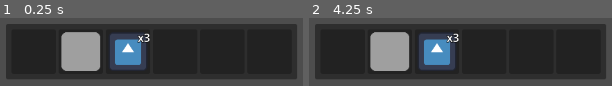
Above: before the commit, frames 1-2 (left to right).
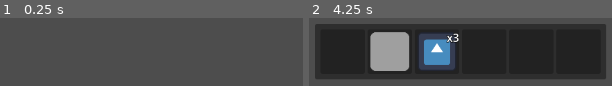
Above: after the commit, the same moments.

Repository: QGeeDev/CraftVentory2D
Game: Godot game, scene res://examples/ExampleScene.tscn
Two runs of this game, one before a commit and one after it. Both use one fixed random seed, a clock stepped at 60 frames per second and the inputs below. The project has no main scene, so this scene is started directly. The engine's default icon, where the game draws it, is replaced by a stand-in: a white triangle on a blue panel in a dark square.
Inputs:
- Up to frame 1 (0.25 s): no input
- Up to frame 2 (4.25 s): tap Enter at 0.5, 2, 3.5 s; tap Space at 1.25, 2.75 s; tap Tab (toggle_inventory_view, bound only after the commit) at 4.15 s

The runs differ from the first frame. In frame 1, 75% of the frame differs, in the area x 1-99%, y 8-90%; in frame 2, nothing differs.

Commit message:
Toggle inventory view working

Diff:
--- /dev/null
+++ b/examples/ExampleScene.gd
@@ -0,0 +1,19 @@
+extends Node2D
+
+@onready var inventory_interface: Control = $UI/InventoryInterface
+@onready var loot_chest: Node2D = $LootChest
+
+
+
+# Called when the node enters the scene tree for the first time.
+func _ready():
+	loot_chest.toggle_inventory_visible.connect(toggle_inventory_view)
+	inventory_interface.set_inventory_data(loot_chest.inventory_data)
+
+
+# Called every frame. 'delta' is the elapsed time since the previous frame.
+func _process(delta):
+	pass
+
+func toggle_inventory_view() -> void:
+	inventory_interface.visible = !inventory_interface.visible;
--- a/examples/ExampleScene.tscn
+++ b/examples/ExampleScene.tscn
@@ -1,18 +1,25 @@
-[gd_scene load_steps=2 format=3 uid="uid://se1njaroli4t"]
+[gd_scene load_steps=6 format=3 uid="uid://se1njaroli4t"]
 
+[ext_resource type="Script" path="res://examples/ExampleScene.gd" id="1_lm27m"]
 [ext_resource type="PackedScene" uid="uid://bmolm37tyqifq" path="res://scenes/Inventory.tscn" id="1_sd6cw"]
+[ext_resource type="Script" path="res://examples/InventoryInterface.gd" id="2_6i7ey"]
+[ext_resource type="PackedScene" uid="uid://6hllgdw8u3y4" path="res://examples/LootChest.tscn" id="2_ump08"]
+[ext_resource type="Resource" uid="uid://0l3f11er74q8" path="res://examples/resources/inventory/ExampleInventory.tres" id="3_ctrg2"]
 
 [node name="ExampleScene" type="Node2D"]
+script = ExtResource("1_lm27m")
 
 [node name="UI" type="CanvasLayer" parent="."]
 
 [node name="InventoryInterface" type="Control" parent="UI"]
+visible = false
 layout_mode = 3
 anchors_preset = 15
 anchor_right = 1.0
 anchor_bottom = 1.0
 grow_horizontal = 2
 grow_vertical = 2
+script = ExtResource("2_6i7ey")
 
 [node name="Inventory" parent="UI/InventoryInterface" instance=ExtResource("1_sd6cw")]
 layout_mode = 0
@@ -20,3 +27,6 @@
 offset_top = 10.0
 offset_right = 26.0
 offset_bottom = 26.0
+
+[node name="LootChest" parent="." instance=ExtResource("2_ump08")]
+inventory_data = ExtResource("3_ctrg2")
--- /dev/null
+++ b/examples/InventoryInterface.gd
@@ -0,0 +1,7 @@
+extends Control
+
+@onready var inventory = $Inventory
+
+
+func set_inventory_data(inventory_data: InventoryData) -> void:
+	inventory.set_inventory_data(inventory_data)
--- /dev/null
+++ b/examples/LootChest.gd
@@ -0,0 +1,18 @@
+extends Node2D
+
+@export var inventory_data: InventoryData
+
+signal toggle_inventory_visible()
+
+# Called when the node enters the scene tree for the first time.
+func _ready():
+	pass # Replace with function body.
+
+
+# Called every frame. 'delta' is the elapsed time since the previous frame.
+func _process(delta):
+	pass
+
+func _unhandled_input(event: InputEvent) -> void:
+	if(Input.is_action_just_pressed("toggle_inventory_view")):
+		toggle_inventory_visible.emit()
--- /dev/null
+++ b/examples/LootChest.tscn
@@ -0,0 +1,6 @@
+[gd_scene load_steps=2 format=3 uid="uid://6hllgdw8u3y4"]
+
+[ext_resource type="Script" path="res://examples/LootChest.gd" id="1_d2sp8"]
+
+[node name="LootChest" type="Node2D"]
+script = ExtResource("1_d2sp8")
--- a/examples/resources/inventory/ExampleInventory.tres
+++ b/examples/resources/inventory/ExampleInventory.tres
@@ -14,7 +14,7 @@
 [sub_resource type="Resource" id="Resource_50pj6"]
 script = ExtResource("2_iyo08")
 item_data = ExtResource("3_ojsgi")
-quantity = 2
+quantity = 1
 
 [sub_resource type="Resource" id="Resource_751eq"]
 script = ExtResource("2_iyo08")
--- a/project.godot
+++ b/project.godot
@@ -14,6 +14,14 @@
 config/features=PackedStringArray("4.2", "Mobile")
 config/icon="res://icon.svg"
 
+[input]
+
+toggle_inventory_view={
+"deadzone": 0.5,
+"events": [Object(InputEventKey,"resource_local_to_scene":false,"resource_name":"","device":0,"window_id":0,"alt_pressed":false,"shift_pressed":false,"ctrl_pressed":false,"meta_pressed":false,"pressed":false,"keycode":0,"physical_keycode":4194306,"key_label":0,"unicode":0,"echo":false,"script":null)
+]
+}
+
 [rendering]
 
 renderer/rendering_method="mobile"
--- a/scenes/Inventory.gd
+++ b/scenes/Inventory.gd
@@ -4,9 +4,8 @@
 
 @onready var item_grid = $MarginContainer/ItemGrid
 
-func _ready():
-	var inventory_data = preload("res://examples/resources/inventory/ExampleInventory.tres")
-	create_item_grid(inventory_data.inventory_slots);
+func set_inventory_data(inventory_data: InventoryData) -> void:
+	create_item_grid(inventory_data.inventory_slots)
 
 func create_item_grid(slots : Array[InventorySlot]) -> void:
 	for child in item_grid.get_children():
